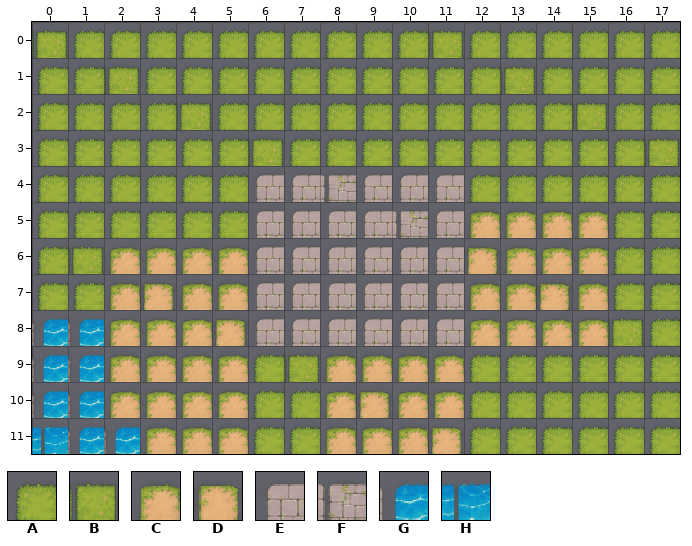
Tiled map -- maps/coastal_camp.tmx. Above, as it was before the edit.
Cells are 56x56 px. Shown: x 0..17, y 0..11.
Key: from "MistIsleTerrain": A 0, B 1, C 12, D 13, E 24, F 25, G 36, H 37.
_ is an empty cell.
Layer "Ground" before, first column x 0:
 0 BAAAAAAAAAABAAAAAA
 1 AABAAAAAAAAAABAAAA
 2 AAAABAAAAAAAAAABAA
 3 AAAAAABAAAAAAAAAAB
 4 AAAAAAEEFEEEAAAAAA
 5 AAAAAAEEEEFECCCCAA
 6 ABCCCCEEEEEEDCCCAA
 7 AACDCCEEEEEECCDCAA
 8 GGCCCDEEEEEECCCCBA
 9 GGCCCCABCCCCAAAAAA
10 GGCCCCAACDCCAAAAAA
11 HGGCCCAACCCDAAAAAA
Now the later version:
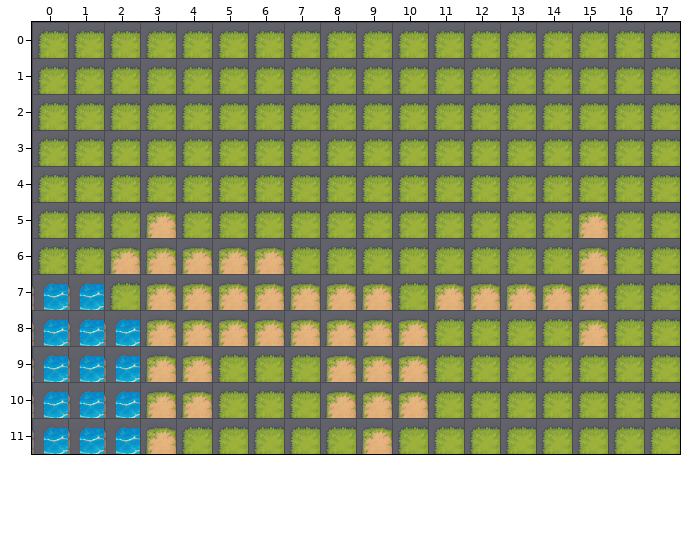
See-through tiles are keyed as they look on the map.
From old to new:
Changed rows in their new state; . is an unchanged cell.
Layer "Ground":
first column x 0:
 0 A..........A......
 1 ..A..........A....
 2 ....A..........A..
 3 ......A..........A
 4 ......AAAAAA......
 5 ...C..AAAAAAAAA...
 6 .A....CAAAAAAAA...
 7 GGAC..CCCCAC..C...
 8 ..G..CCCCCCAAAA.A.
 9 ..G..A.A...A......
10 ..G..A...C.A......
11 G...AA..A.AA......
